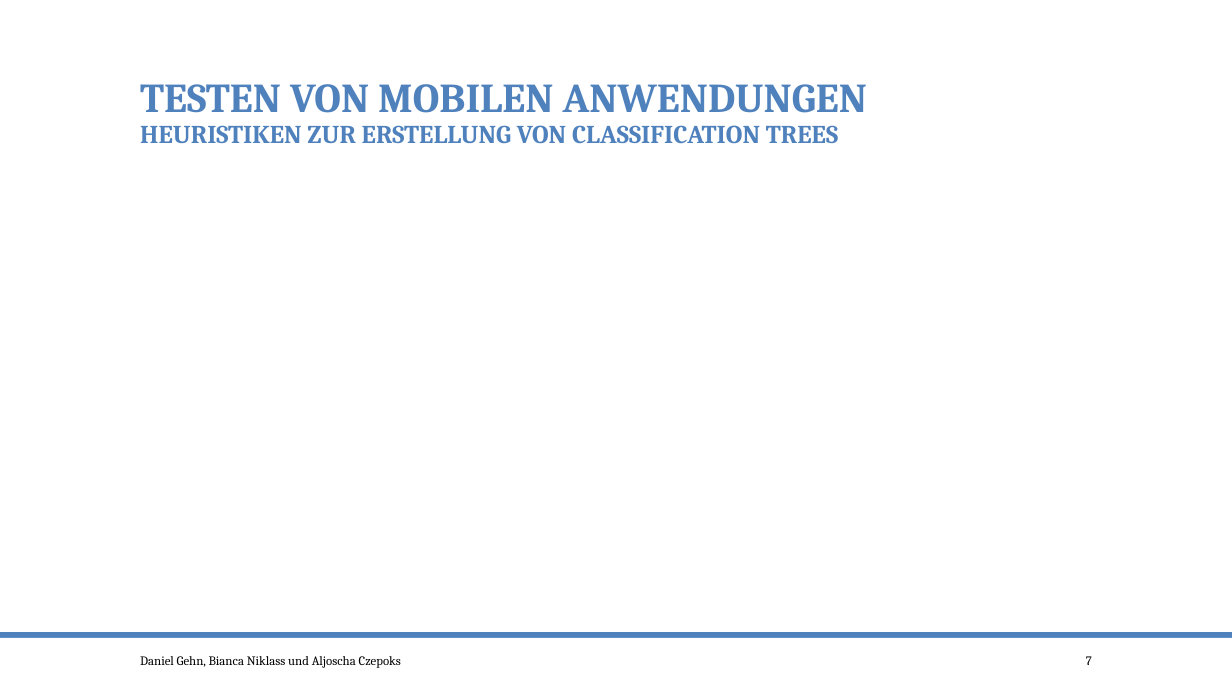
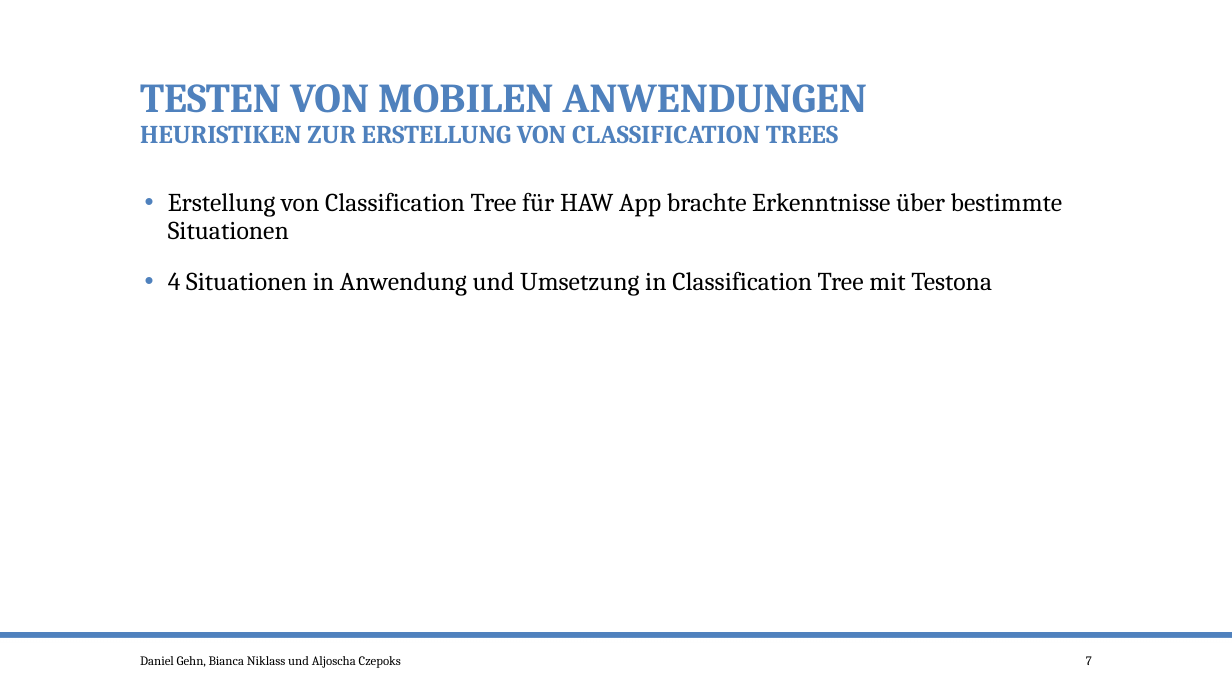
Before and after one commit to po-test-ws-2015/test-cycle, a slide deck: slide 7 of TestenMileStone3.pptx. Drawn at 1232x693 pixels with LibreOffice and Linux fonts; fonts in the diff are those of the drawing. Boxes give left, top, right and bottom in pixels: in the first picture for what was removed or moved away, otherwise in the second. Text is boxed around its words. In the diff, an @@ line names an element or a change of style, - is before the commit and + after.

Commit message:
CT added

```diff
--- a/TestenMileStone3.pptx
+++ b/TestenMileStone3.pptx
@@ text added at bbox=[168, 192, 1062, 295], 20 pt, text #000000 @@
+• Erstellung von Classification Tree für HAW App brachte Erkenntnisse über bestimmte Situationen
+• 4 Situationen in Anwendung und Umsetzung in Classification Tree mit Testona
```
Also in this commit, not shown: 5 slides added.
